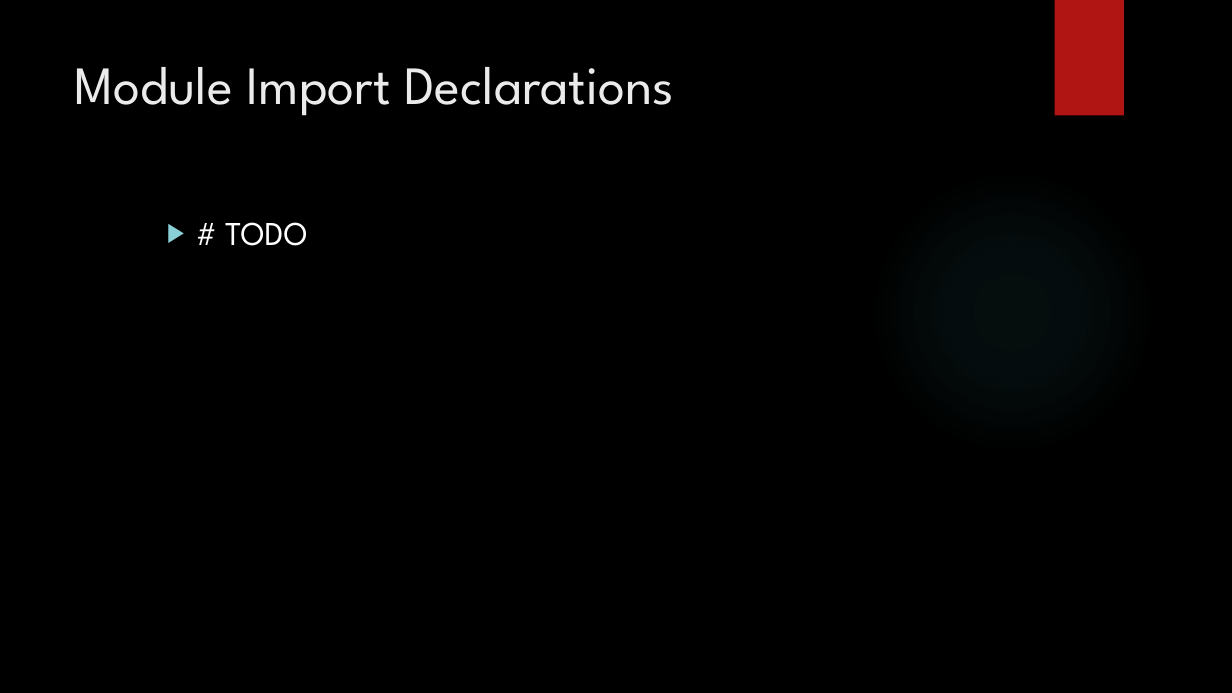
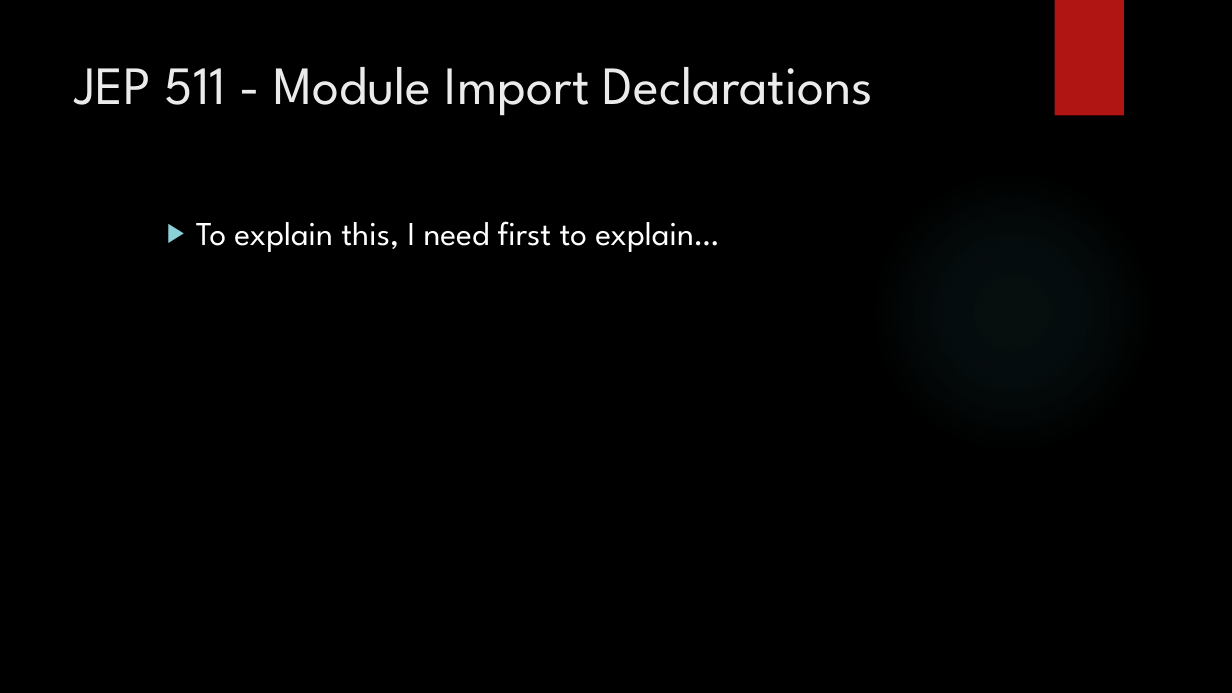
Before and after one commit to iuliana/jdk25-parent-project, a slide deck: slide 32 of maven4-java25-presentation.pptx (slide 30 before the commit). Drawn at 1232x693 pixels with LibreOffice and Linux fonts; fonts in the diff are those of the drawing; background and template pictures are left out. Boxes give left, top, right and bottom in pixels: in the first picture for what was removed or moved away, otherwise in the second. Text is boxed around its words. In the diff, an @@ line names an element or a change of style, - is before the commit and + after.

```diff
--- a/maven4-java25-presentation.pptx
+++ b/maven4-java25-presentation.pptx
@@ title at [75,67,873,116]: text changed @@
-Module Import Declarations
+JEP 511 - Module Import Declarations
@@ text at [196,221,719,252]: text changed @@
-  ▶ # TODO
+  ▶ To explain this, I need first to explain…
```
Also in this commit, not shown: 3 other slides changed, 2 slides added, 1 slide removed, 15 other files.
